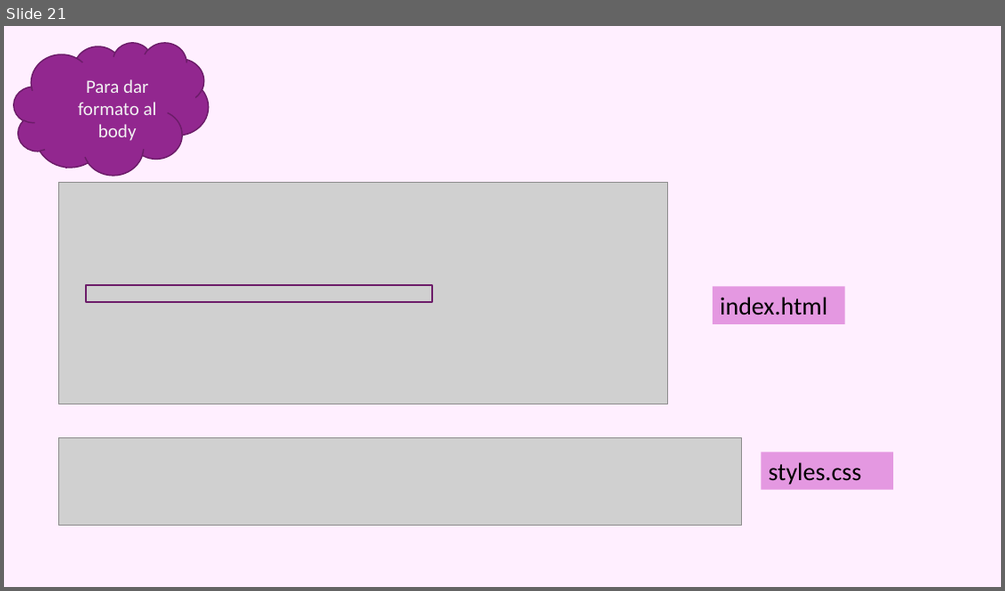
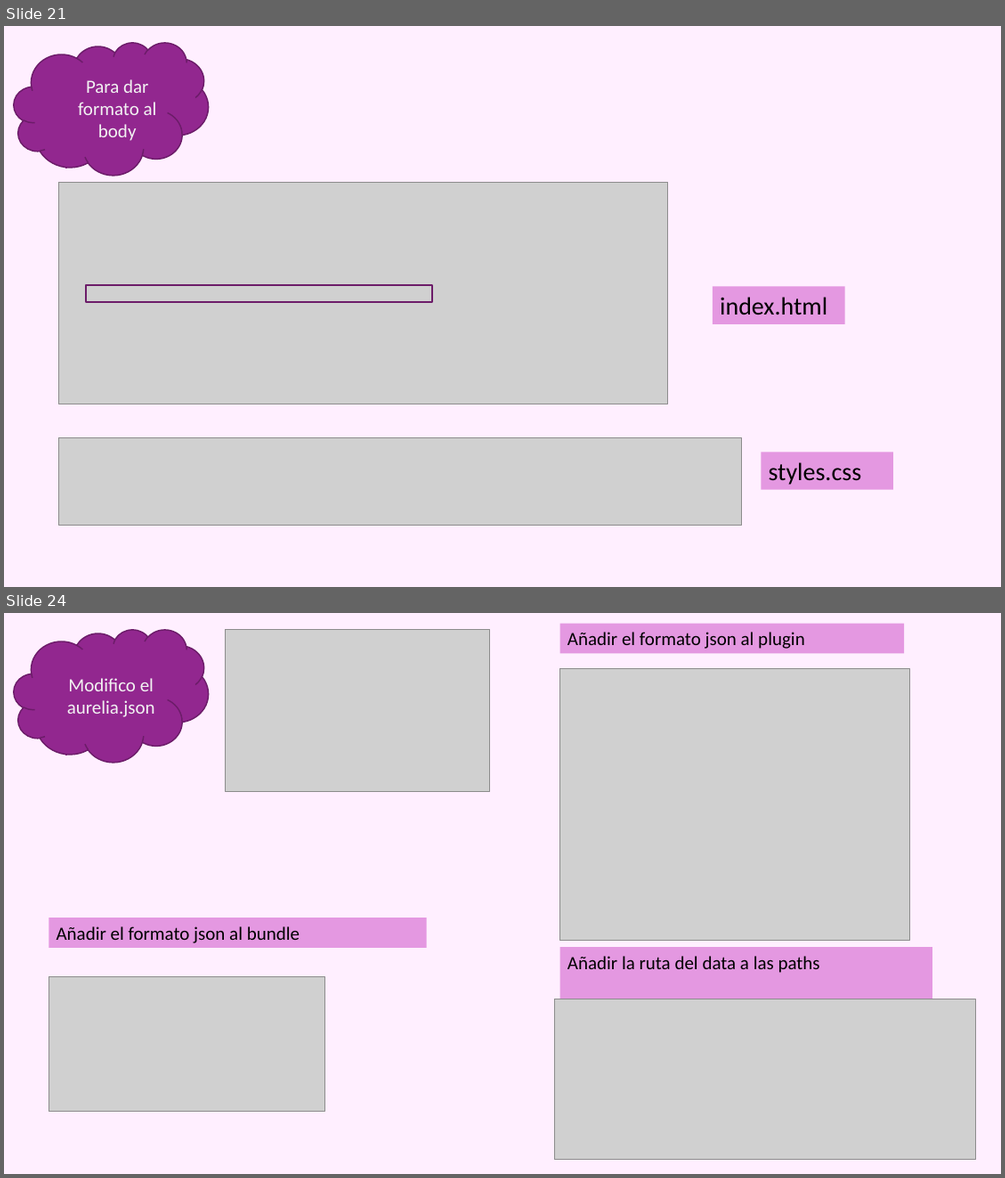
Before and after one commit to azaharafernandezguizan/STEMTrivial, a slide deck: Documents/Trivial_Aurelia.pptx. Shown one above the other, each under a label of ours: slide 21 before the commit, slides 21 and 24 after it; the slides between them are not shown. The pictures are 1005x591 and 1005x1178 pixels, drawn with LibreOffice and Linux fonts; fonts in the diff are those of the drawing; grey boxes stand for pictures. Boxes give left, top, right and bottom in pixels: in the first picture for what was removed or moved away, otherwise in the second. Text is boxed around its words. In the diff, an @@ line names an element or a change of style, - is before the commit and + after.

```diff
--- a/Documents/Trivial_Aurelia.pptx
+++ b/Documents/Trivial_Aurelia.pptx
@@ slide 24 added at <box>4,613,1001,1174</box>, background #FFEFFF; not listed: 1 template element that a slide beside it also shows @@
@@ cloud added at <box>14,629,208,762</box>, fill #92278F, outline #6C1D6A 1.25 pt @@
@@ picture added at <box>226,629,490,791</box> @@
@@ rectangle added at <box>560,624,905,653</box>, fill #E498E1, 18 pt, text #000000 @@
+Añadir el formato json al plugin
@@ text added at <box>67,678,155,717</box>, 18 pt, text #F2F2F2 @@
+Modifico el aurelia.json
@@ picture added at <box>560,668,909,940</box> @@
@@ rectangle added at <box>48,917,427,948</box>, fill #E498E1, 18 pt, text #000000 @@
+Añadir el formato json al bundle
@@ rectangle added at <box>560,948,933,1008</box>, fill #E498E1, 18 pt, text #000000 @@
+Añadir la ruta del data a las paths
@@ picture added at <box>48,976,324,1111</box> @@
@@ picture added at <box>554,999,976,1159</box> @@
```
Also in this commit, not shown: 2 slides changed, 6 other slides added, 1 slide removed, 5 other files.
